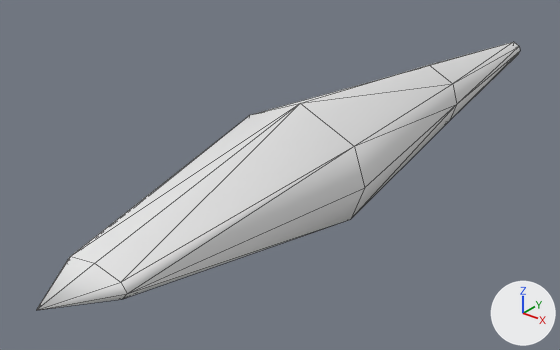
Renders of the OBJ model Engine/assets/mge/models/lazer.obj from each side of a commit.
Both versions are drawn from a 50 mm lens placed at (0.257, -0.416, 0.199), pointed at (-0.031, -0.056, -0.024). The axes (+X, +Y, +Z) are drawn at lower right. The lights are the same throughout. Mesh edges are drawn as thin lines. Where no turn or scale is listed for an object, it has been applied to the vertices. Vertices at the same position are counted once.

In view in the first picture: 'lazer'.
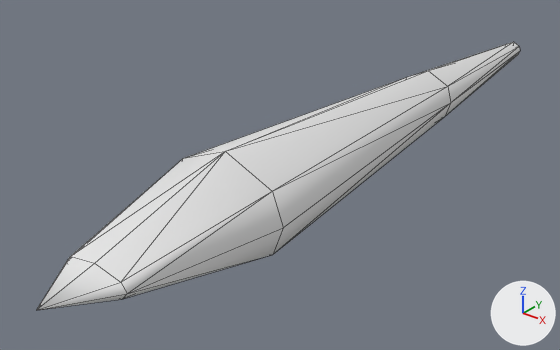
The change, as a list of edits to the scene's bpy script:
```text
Change me_lazer:
    where me_lazer.from_pydata(...)  # 35 vertices, 64 faces; spans x -0.046..0.048, y -0.265..0.232, z -0.04..0.04
    used by ob_lazer; location = (0.0, 0.0, 0.0)
    me_lazer part 1: all 16 vertices in x -0.046..0.048, y -0.077..0.077, z -0.04..0.04 are scaled about their middle by (0.83, 1.42, 0.811), then moved by (0.0, -0.032, 0.0)
```

What differs and where, as boxes [x1, y1, x2, y2] in the pictures (560 x 350 px; the box of a moved part takes in the faces that stretch with it):
part 1 of me_lazer, moved or reshaped
    before: [71, 43, 518, 296]
    after: [71, 43, 518, 297]
